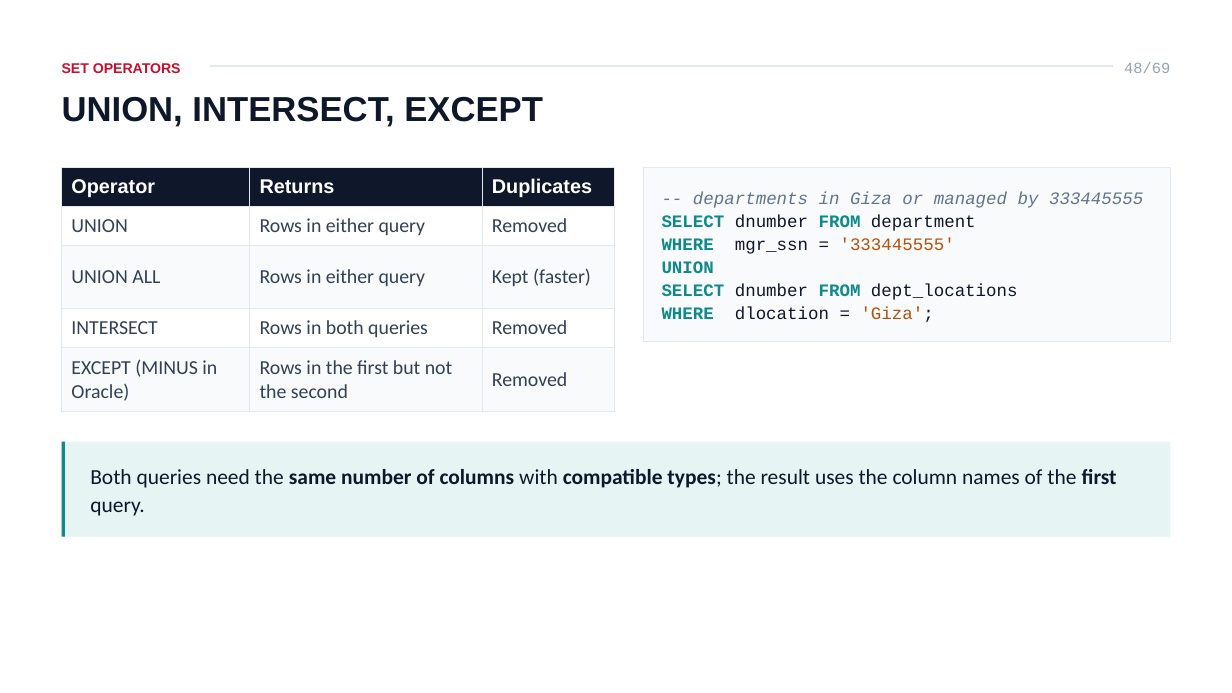
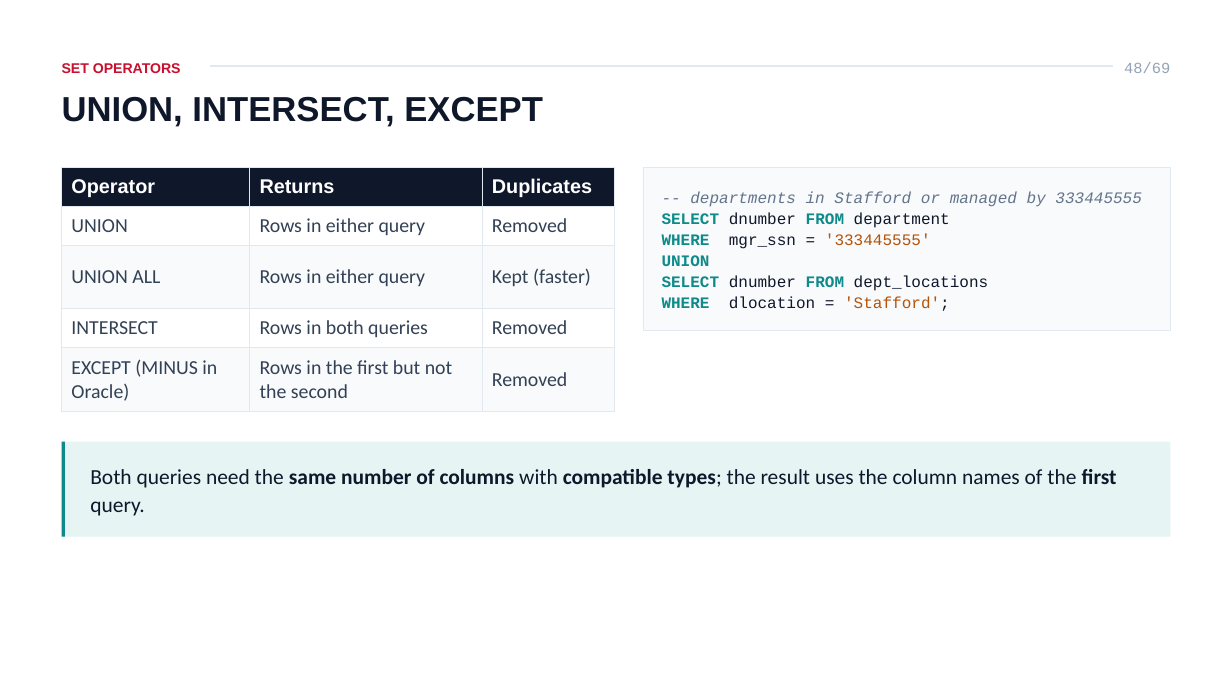
Before and after one commit to ahmedatef2007/db-slides, a slide deck: slide 48 of pptx/ITI_Database_Course_Lesson_4_SQL.pptx. Drawn at 1232x693 pixels with LibreOffice and Linux fonts; fonts in the diff are those of the drawing. Boxes give left, top, right and bottom in pixels: in the first picture for what was removed or moved away, otherwise in the second. Text is boxed around its words. In the diff, an @@ line names an element or a change of style, - is before the commit and + after.

```diff
--- a/pptx/ITI_Database_Course_Lesson_4_SQL.pptx
+++ b/pptx/ITI_Database_Course_Lesson_4_SQL.pptx
@@ rectangle: place and size @@
-rectangle at [644, 167, 1170, 341]
+rectangle at [644, 167, 1170, 330]
@@ text at [690, 191, 1141, 207]: text changed; size 20.4 to 18.8 pt @@
--- departments in Giza or managed by 333445555
+-- departments in Stafford or managed by 333445555
@@ text at [662, 212, 989, 291]: size 20.4 to 18.8 pt in "SELECT dnumber FROM department", "WHERE mgr_ssn = '333445555'", "UNION", "SELECT dnumber FROM dept_locations" @@
@@ text at [662, 297, 950, 311]: text changed; size 20.4 to 18.8 pt @@
-WHERE dlocation = 'Giza';
+WHERE dlocation = 'Stafford';
```
Also in this commit, not shown: 7 other slides changed, 8 other files.
